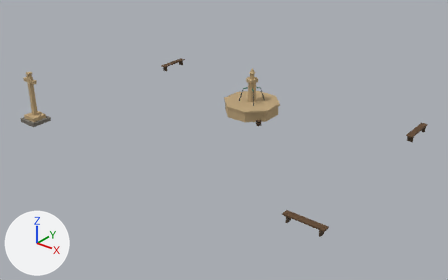
Before and after pictures for a commit that changed the glTF model game/assets/modelle/gebaeude/marktplatz.glb.
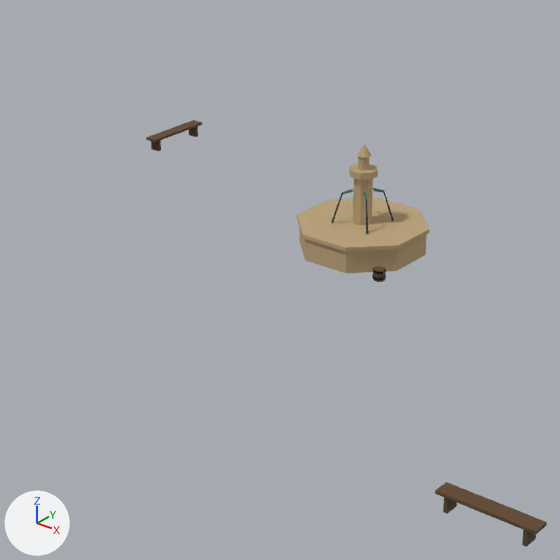
Old and new are each drawn whole from a camera (50 mm lens) standing at (23.5, -32.4, 17.2) and looking at (1.0, -4.4, -0.2) and again close up on the part from 22% to 75% of the width and 3% to 87% of the height. The lights are fixed; the arrows at lower left show +X, +Y and +Z. The first two pictures are the older version. Vertices at exactly the same position are counted once.

Names of what the first close-up shows: 'Platz'.
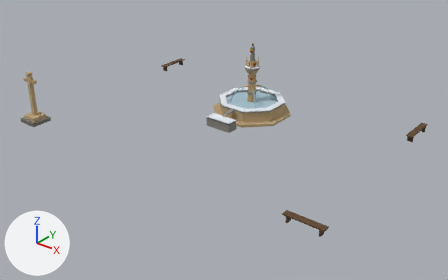
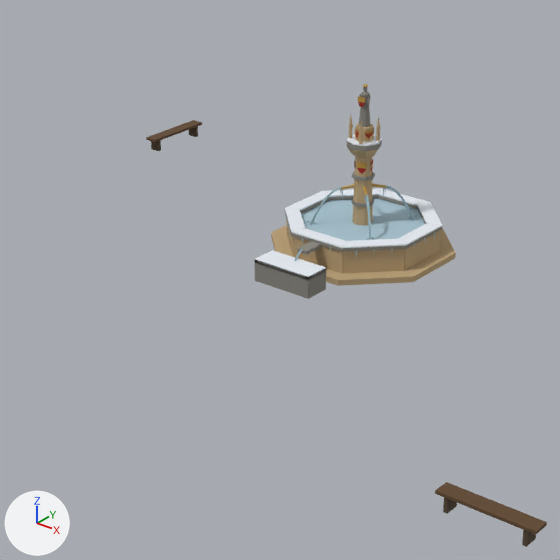
Where the change shows, as pixel boxes (x1, y1, x2, y2) in the close-ups (560 x 560 px):
'Brunnen', added
    after: (271, 84, 456, 286)
    faces in mat_sandstein (beige #bda37a): (271, 113, 456, 286)
    faces in mat_haustein (grey #87857d): (285, 87, 442, 255)
    faces in mat_fassung (orange #bd943d): (341, 84, 386, 196)
'Brunnen_Eis', added
    after: (254, 135, 442, 278)
    faces in mat_schnee (white #e8edf5): (254, 135, 442, 278)
    faces in mat_eis (blue #a8c4d1): (286, 188, 435, 257)
'Brunnen_Trog', added
    after: (254, 260, 326, 299)
'Brunnen_Strahl', added
    after: (294, 186, 418, 261)
part 1 of me_platz, deleted
    before: (297, 144, 429, 282)

The change, as a diff of the scene's bpy script:
```diff
--- a/game/assets/modelle/gebaeude/marktplatz.glb.py
+++ b/game/assets/modelle/gebaeude/marktplatz.glb.py
@@ me_platz @@
-me_platz.from_pydata(...)  # 329 vertices, 406 faces; spans x -11.1..11.8, y -11.1..4.6, z 0.0..3.5
+me_platz.from_pydata(...)  # 112 vertices, 140 faces; spans x -11.1..11.8, y -11.1..4.6, z 0.0..3.5
+# me_platz part 1: 18 loose pieces with 217 vertices, spanning x -1.8..1.9, y -1.8..1.8, z 0.0..3.2, are deleted
 me_platz.materials.append(mat_sandstein)
-me_platz.materials.append(mat_wasser)  # dark cyan #26363b
-me_platz.materials.append(mat_kupfer)  # green #5c8f78
 me_platz.materials.append(mat_holz)
-me_platz.materials.append(mat_eisen)  # black #19191c
 me_platz.materials.append(mat_bruchstein)
@@ ob_brunnen_trog @@
+ob_brunnen_trog = bpy.data.objects.new('Brunnen_Trog', me_brunnen_trog)  # 40 vertices, 60 faces; spans x -0.95..0.95, y -3.74..-2.96, z 0.0..0.65; in mat_haustein (grey #87857d)
+ob_brunnen_trog.location = (0.0, 0.0, 0.0)
@@ ob_brunnen_strahl @@
+ob_brunnen_strahl = bpy.data.objects.new('Brunnen_Strahl', me_brunnen_strahl)  # 472 vertices, 538 faces; spans x -1.18..1.18, y -3.31..1.19, z 0.5..1.92; in mat_brunnenstrahl (greyish cyan #9ebdc7)
+ob_brunnen_strahl.location = (0.0, 0.0, 0.0)
@@ ob_brunnen_eis @@
+ob_brunnen_eis = bpy.data.objects.new('Brunnen_Eis', me_brunnen_eis)  # 420 vertices, 440 faces; spans x -2.19..2.19, y -3.74..2.19, z 0.53..3.34; in mat_eis (blue #a8c4d1), mat_schnee (white #e8edf5)
+ob_brunnen_eis.location = (0.0, 0.0, 0.0)
@@ ob_brunnen @@
+ob_brunnen = bpy.data.objects.new('Brunnen', me_brunnen)  # 1007 vertices, 1269 faces; spans x -2.56..2.56, y -2.82..2.56, z 0.0..4.96; in mat_sandstein (beige #bda37a), mat_haustein (grey #87857d), mat_fassung (orange #bd943d), mat_stadtrot (red #9e1f1f)
+ob_brunnen.location = (0.0, 0.0, 0.0)
```
